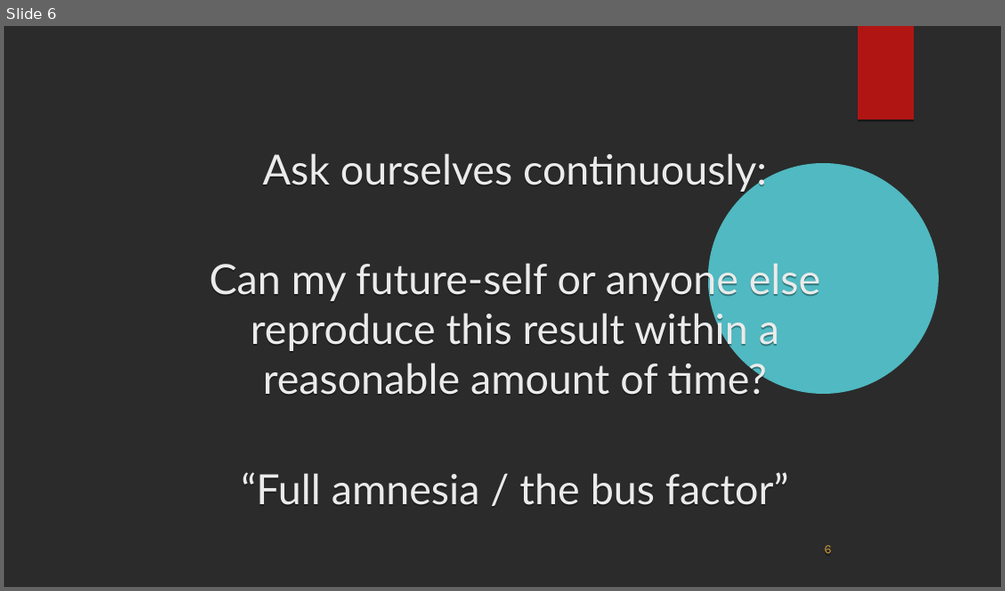
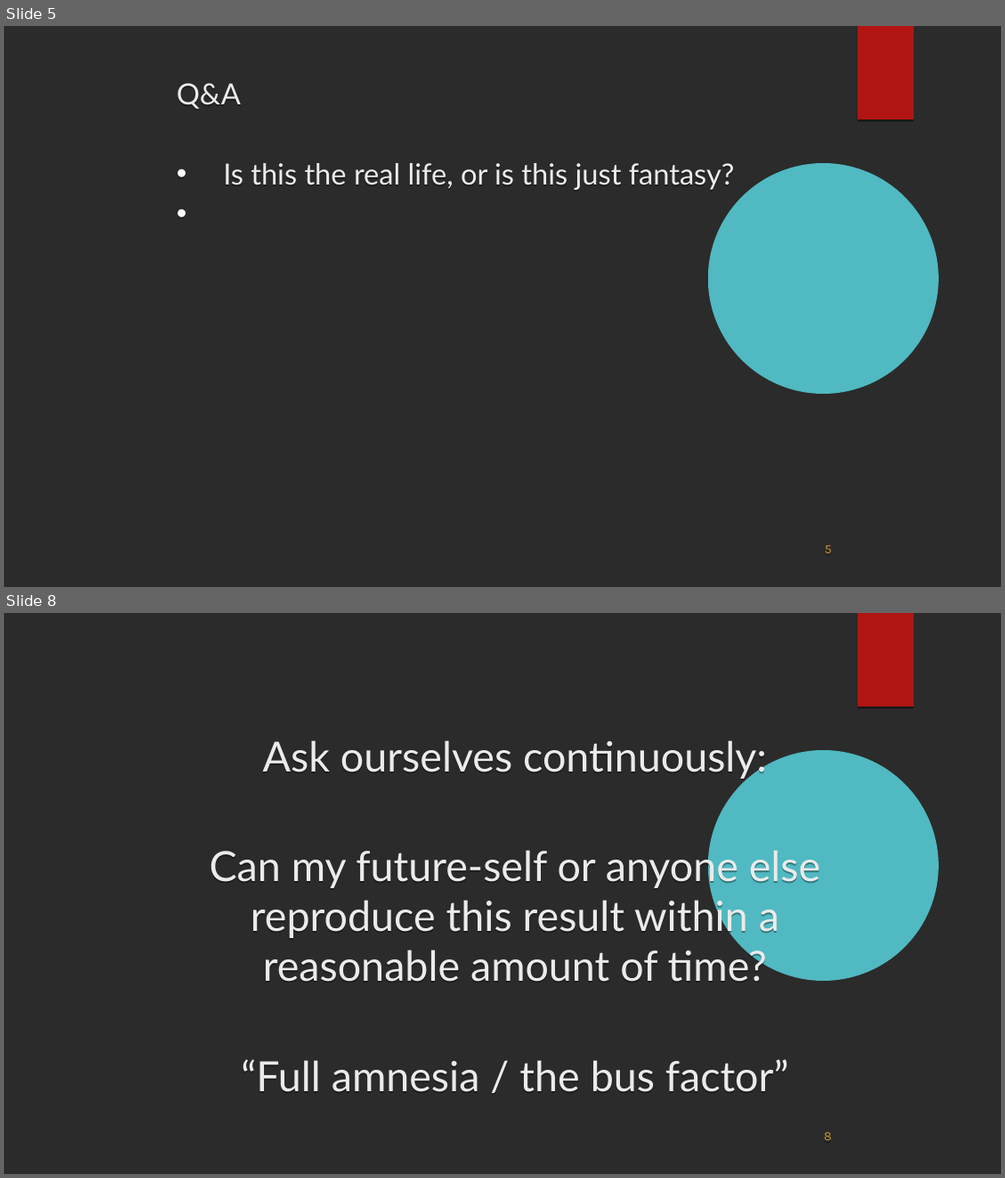
Before and after one commit to mzelst/talks, a slide deck: 2018/20180329 phdday/20180329phdday_tiu.odp. Shown one above the other, each under a label of ours: slide 6 before the commit, slides 5 and 8 after it; the slides between them are not shown. The pictures are 1005x591 and 1005x1178 pixels, drawn with LibreOffice and Linux fonts; fonts in the diff are those of the drawing; background and template pictures are left out; a plain dark background stands for a picture behind light text. Boxes give left, top, right and bottom in pixels: in the first picture for what was removed or moved away, otherwise in the second. Text is boxed around its words. In the diff, an @@ line names an element or a change of style, - is before the commit and + after.

```diff
--- a/2018/20180329 phdday/20180329phdday_tiu.odp
+++ b/2018/20180329 phdday/20180329phdday_tiu.odp
@@ slide 5 added at bbox=[4, 26, 1001, 587], background picture (left out); not listed: 2 template elements that a slide beside it also shows @@
@@ text added at bbox=[177, 83, 735, 190], 28 pt, text #EBEBEB @@
+Q&A
+• Is this the real life, or is this just fantasy?
@@ page number added at bbox=[825, 545, 832, 553], 12 pt, text #CC9933 @@
+5
@@ what was slide 6 is now slide 8 @@
```
Also in this commit, not shown: 1 slide changed, 1 other slide added, 1 other file.
